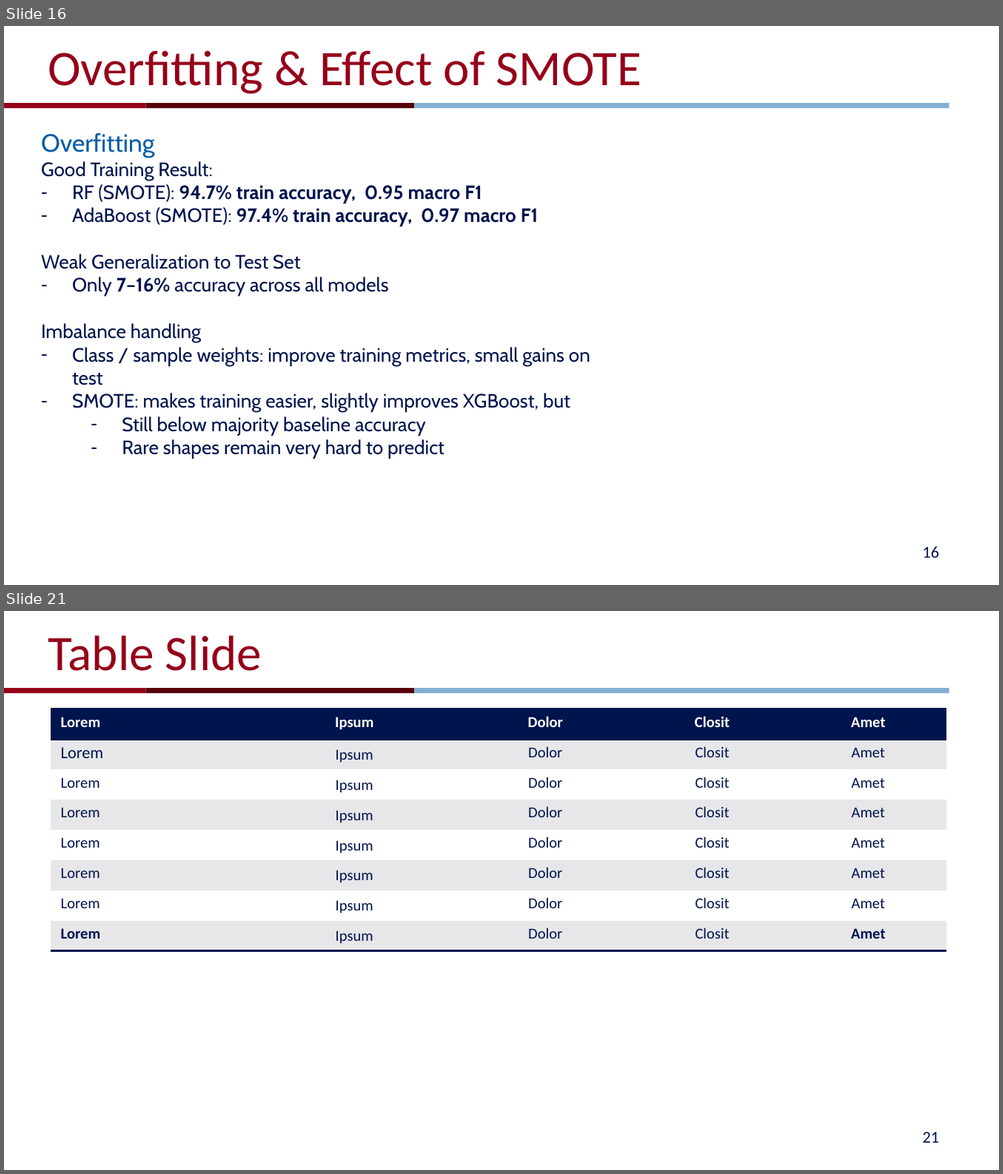
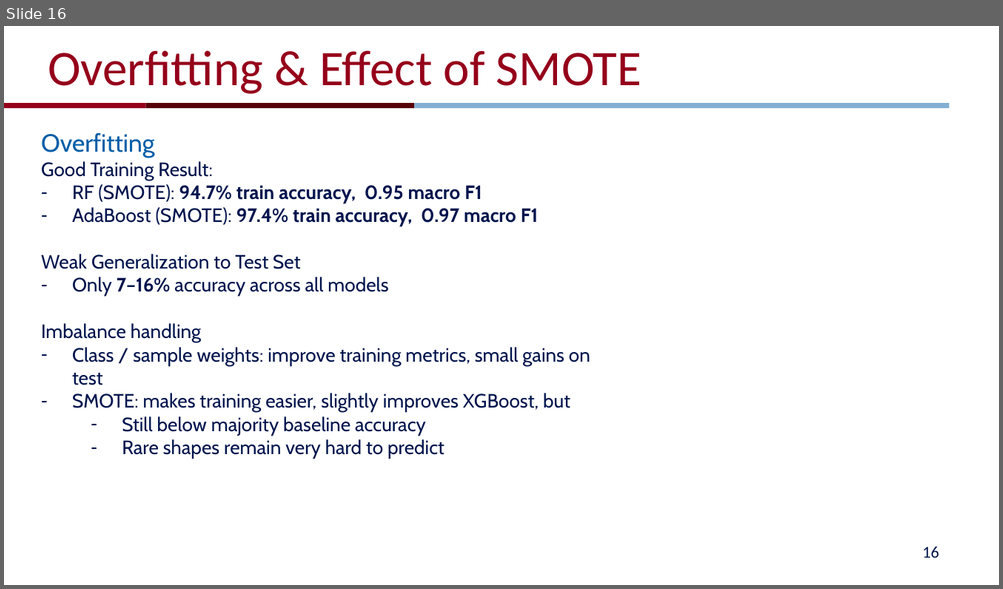
Before and after one commit to jingyig16/ufo-sightings, a slide deck: pre.pptx. Shown one above the other, each under a label of ours: slides 16 and 21 before the commit, slide 16 after it; the slides between them are not shown. The pictures are 1003x1174 and 1003x589 pixels, drawn with LibreOffice and Linux fonts; fonts in the diff are those of the drawing; background and template pictures are left out. Boxes give left, top, right and bottom in pixels: in the first picture for what was removed or moved away, otherwise in the second. Text is boxed around its words. In the diff, an @@ line names an element or a change of style, - is before the commit and + after.

```diff
--- a/pre.pptx
+++ b/pre.pptx
@@ slide 21 removed at [4, 611, 999, 1170], background #FFFFFF; not listed: 3 template elements that a slide beside it also shows @@
@@ title removed at [48, 635, 262, 671] @@
-Table Slide
@@ table removed at [51, 709, 946, 951], 8 rows, 5 columns @@
-Lorem | Ipsum | Dolor | Closit | Amet
-Lorem | Ipsum | Dolor | Closit | Amet
-Lorem | Ipsum | Dolor | Closit | Amet
-Lorem | Ipsum | Dolor | Closit | Amet
-Lorem | Ipsum | Dolor | Closit | Amet
-Lorem | Ipsum | Dolor | Closit | Amet
-Lorem | Ipsum | Dolor | Closit | Amet
-Lorem | Ipsum | Dolor | Closit | Amet
@@ page number removed at [922, 1132, 939, 1143] @@
-21
```
Also in this commit, not shown: 1 slide changed, 4 other slides removed.
